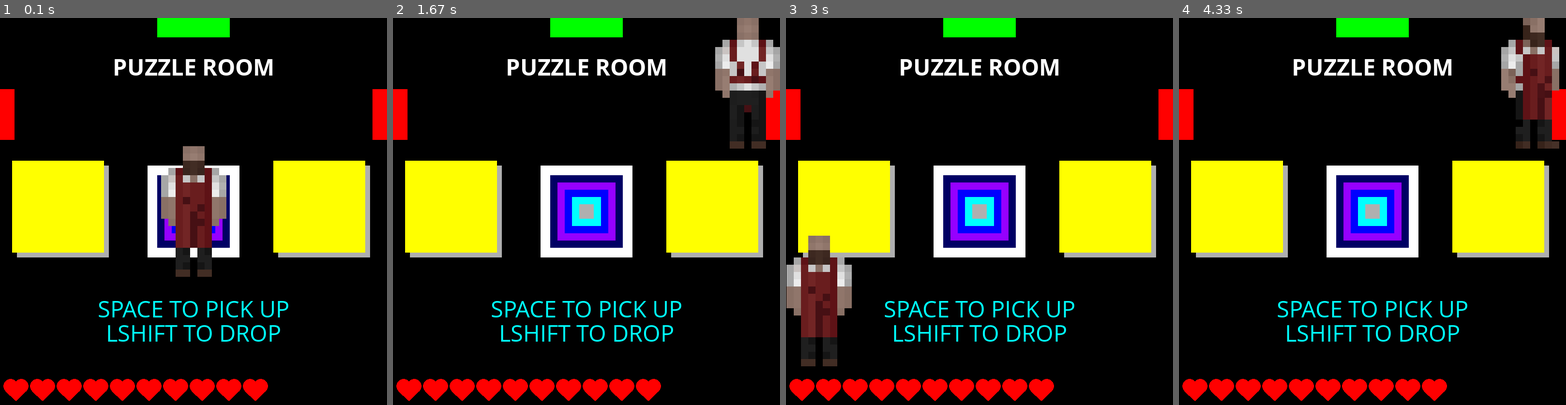
Above: before the commit, frames 1-4 (left to right).
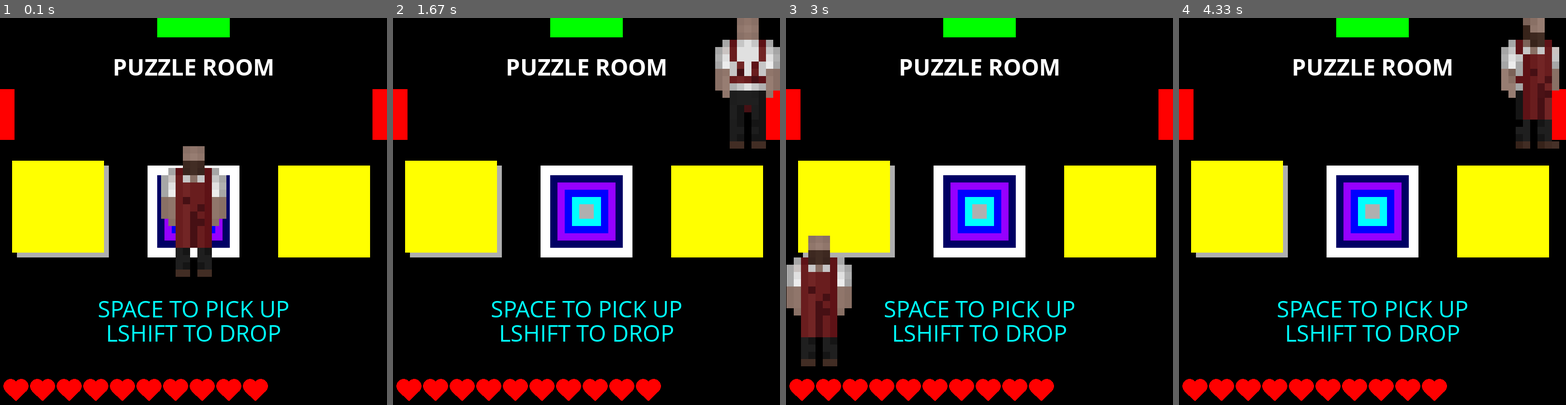
Above: after the commit, the same moments.

Repository: GetInk/useless_magnets
Game: pygame game, started from main.py
Two runs of this game, one before a commit and one after it. Both use one fixed random seed, a clock stepped at 60 frames per second and the inputs below.
Inputs:
- Up to frame 1 (0.1 s): no input
- Up to frame 2 (1.67 s): hold Right 0.33-0.8 s; hold Up 0.83-1.13 s
- Up to frame 3 (3 s): hold Left 1.67-2.2 s; hold Down 2.23-2.53 s
- Up to frame 4 (4.33 s): tap Space at 3 s; hold Up 3.33-3.7 s; hold Right from 3.73 s (still down)

The runs differ from the first frame. In frame 1, 1.2% of the frame differs, in the area x 70-96%, y 36-62%; in frame 2, 1.2%; in frame 3, 1.2%; in frame 4, 1.2%.

Commit message:
Fixed pressure plate bugs

Diff:
--- a/main.py
+++ b/main.py
@@ -831,7 +831,7 @@
                                 if pressure == True:
                                     pressed = Item["pressed"]
                                     if pressed == False:
-                                        rect(draw[0], draw[1], draw[2], draw[2], gray)
+                                        rect(draw[0], draw[1], draw[2], draw[3], gray)
                                         rect(draw[0]-10, draw[1]-10, draw[2], draw[3], draw[4])
                                     else:
                                         rect(draw[0], draw[1], draw[2], draw[3], draw[4])
@@ -841,7 +841,7 @@
                             if when == inSorted:
                                 pressed = Item["pressed"]
                                 if pressed == False:
-                                    rect(draw[0], draw[1], draw[3], draw[4], gray)
+                                    rect(draw[0], draw[1], draw[2], draw[3], gray)
                                     rect(draw[0]-10, draw[1]-10, draw[2], draw[3], draw[4])
                                 else:
                                     rect(draw[0], draw[1], draw[2], draw[3], draw[4])
@@ -873,6 +873,7 @@
                             if inItem != inItem2:
                                 if draw2[0] < draw[0]+draw[2]/2+draw2[2]/2 and draw2[0] > draw[0]-draw[2]/2-draw2[2]/2 and draw2[1] < draw[1]+draw[len(draw)-3]/2+draw2[len(draw2)-3]/2 and draw2[1] > draw[1]-draw[len(draw)-3]/2-draw2[len(draw2)-3]/2:
                                     Item["pressed"] = True
+                                    break
                                 else:
                                     Item["pressed"] = False
     # DO ROOM NAME
@@ -881,14 +882,14 @@
     for Message in where.message:
         message(Message[0], Message[1], Message[2], Message[3], Message[4], screenSizeX, screenSizeY, Message[5])
     # MOVEMENT
-    if movingRight:
-        current.x += current.speed+movementMod[0]
-    if movingLeft:
-        current.x -= current.speed+movementMod[1]
-    if movingUp:
-        current.y -= current.speed+movementMod[2]
     if movingDown:
         current.y += current.speed+movementMod[3]
+    elif movingUp:
+        current.y -= current.speed+movementMod[2]
+    elif movingLeft:
+        current.x -= current.speed+movementMod[1]
+    elif movingRight:
+        current.x += current.speed+movementMod[0]
     # SQUASHED BY PROJECTILE
     if hitByProjectile[0]:
         if hitByProjectile[1] == "right" and (wallRight == False or canMoveRight == False):
--- a/rooms.py
+++ b/rooms.py
@@ -76,7 +76,7 @@
                         "draw":[670, 400, 190, 190, yellow, "rect"],
                         "whenDraw": 0,
                         "items":[],
-                        "pressure":True,
+                        "pressure":False,
                         "pressed":False
                     }
                 },
